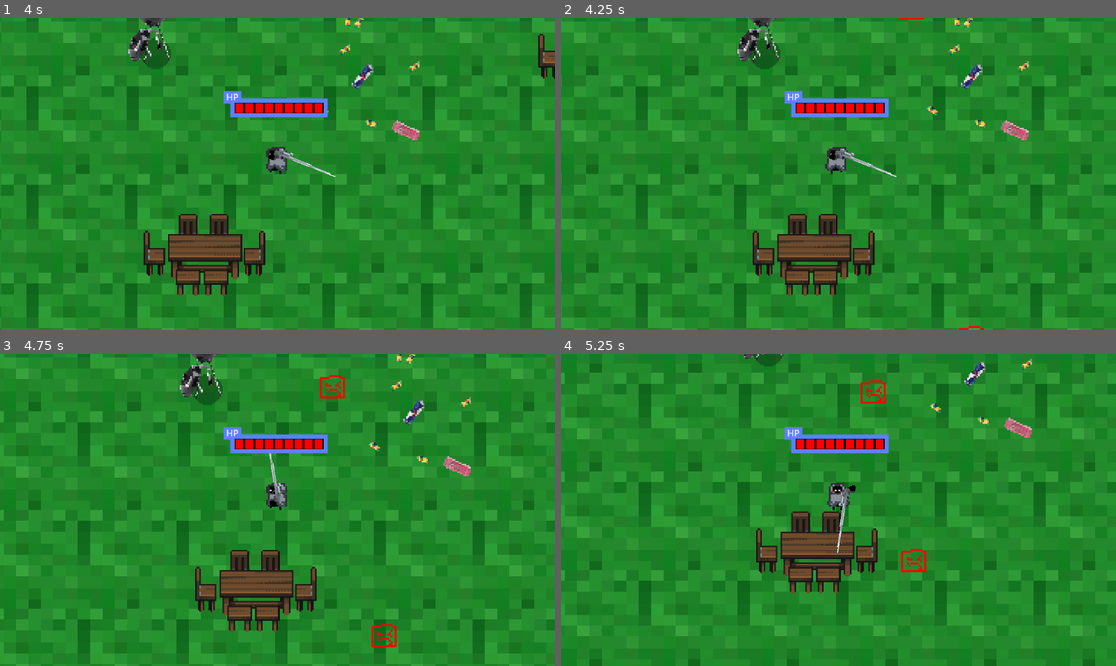
Above: before the commit, frames 1-4 (two rows, left to right).
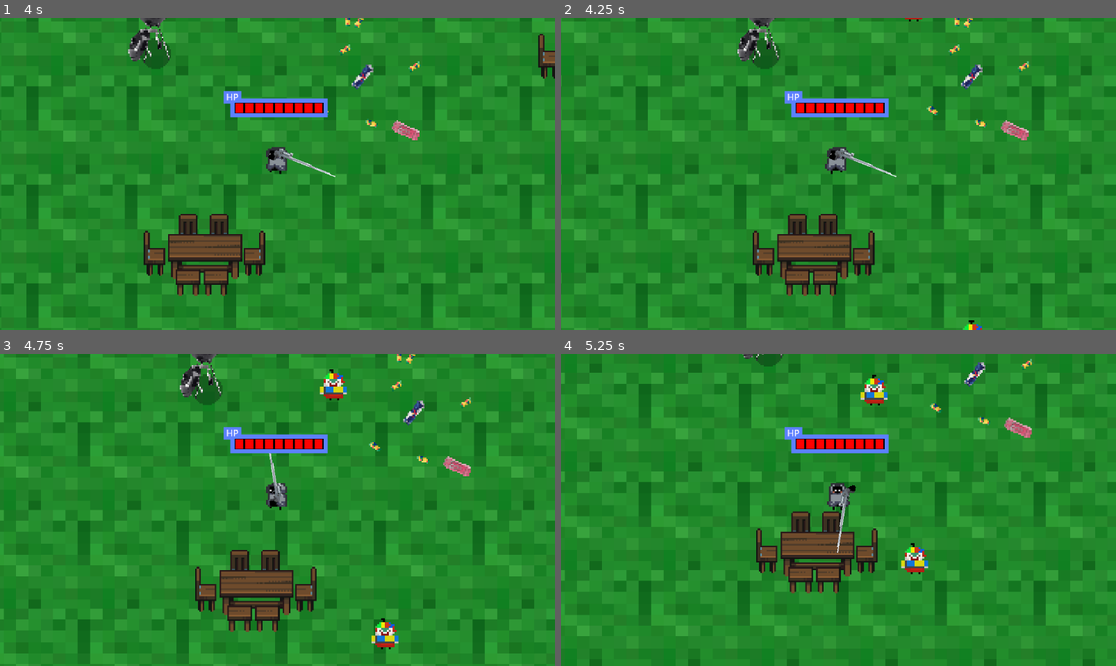
Above: after the commit, the same moments.

Repository: Titanothere/Sphelsylt-LV1-LP4-2025
Game: Godot game, scene res://scenes/game.tscn
The game is run twice, just before and just after one commit, with the same random seed, the same clock (stepped at 60 frames per second) and the same inputs.
Inputs (mouse positions are in pixels of both pictures, inside the frame that each line leads up to):
- Up to frame 1 (4 s): tap Enter at 0.5 s; move the mouse to (399, 158) at 0.52 s; hold Right (ui_right) 0.53-1.25 s; click (399, 158) at 0.67 s; drag from (166, 189) to (277, 142) at 1.27 s; move the mouse to (333, 105) at 2.02 s; hold Right (ui_right) 2.03-2.75 s; drag from (249, 236) to (111, 127) at 2.77 s; move the mouse to (444, 220) at 3.52 s; hold Left (ui_left) from 3.53 s (still down)
- Up to frame 2 (4.25 s): keep holding Left (ui_left)
- Up to frame 3 (4.75 s): release Left (ui_left) at 4.25 s; drag from (111, 463) to (271, 488) at 4.27 s
- Up to frame 4 (5.25 s): move the mouse to (866, 510) at 5.02 s; hold Down (ui_down) from 5.03 s (still down); click (866, 510) at 5.17 s

Frame 1 is identical in both runs. In frame 2, 0.1% of the frame differs, in the area x 60-77%, y 0-100%; in frame 3, 0.7%, in the area x 57-72%, y 4-95%; in frame 4, 0.7%.

Commit message:
hurt animation and new enemy

Diff:
--- a/scenes/enemy.tscn
+++ b/scenes/enemy.tscn
@@ -1,11 +1,53 @@
-[gd_scene load_steps=4 format=3 uid="uid://h0ha7l7x4n31"]
+[gd_scene load_steps=10 format=3 uid="uid://h0ha7l7x4n31"]
 
 [ext_resource type="Texture2D" uid="uid://dejqyyio78jnm" path="res://assets/enemy.png" id="1_7p1mj"]
-[ext_resource type="Script" path="res://scripts/enemy.gd" id="1_md0e3"]
+[ext_resource type="Script" uid="uid://bd45uvdlaradx" path="res://scripts/enemy.gd" id="1_md0e3"]
+[ext_resource type="Texture2D" uid="uid://cvg0t1scct5xw" path="res://assets/enemies_maybe2.png" id="3_4ra3w"]
 
 [sub_resource type="CapsuleShape2D" id="CapsuleShape2D_md0e3"]
 radius = 6.0
 height = 12.0
+
+[sub_resource type="AtlasTexture" id="AtlasTexture_nenq2"]
+atlas = ExtResource("3_4ra3w")
+region = Rect2(48, 48, 16, 16)
+
+[sub_resource type="AtlasTexture" id="AtlasTexture_5uy6h"]
+atlas = ExtResource("3_4ra3w")
+region = Rect2(0, 48, 16, 16)
+
+[sub_resource type="AtlasTexture" id="AtlasTexture_c4w8v"]
+atlas = ExtResource("3_4ra3w")
+region = Rect2(16, 48, 16, 16)
+
+[sub_resource type="AtlasTexture" id="AtlasTexture_xwavj"]
+atlas = ExtResource("3_4ra3w")
+region = Rect2(32, 48, 16, 16)
+
+[sub_resource type="SpriteFrames" id="SpriteFrames_md484"]
+animations = [{
+"frames": [{
+"duration": 1.0,
+"texture": SubResource("AtlasTexture_nenq2")
+}],
+"loop": true,
+"name": &"hurt",
+"speed": 5.0
+}, {
+"frames": [{
+"duration": 1.0,
+"texture": SubResource("AtlasTexture_5uy6h")
+}, {
+"duration": 1.0,
+"texture": SubResource("AtlasTexture_c4w8v")
+}, {
+"duration": 1.0,
+"texture": SubResource("AtlasTexture_xwavj")
+}],
+"loop": false,
+"name": &"move",
+"speed": 5.0
+}]
 
 [node name="CharacterBody2D" type="CharacterBody2D"]
 collision_layer = 2
@@ -13,9 +55,15 @@
 script = ExtResource("1_md0e3")
 
 [node name="Sprite2D" type="Sprite2D" parent="."]
+visible = false
 position = Vector2(0, -6)
 texture = ExtResource("1_7p1mj")
 
 [node name="CollisionShape2D" type="CollisionShape2D" parent="."]
 position = Vector2(-1, -6)
 shape = SubResource("CapsuleShape2D_md0e3")
+
+[node name="AnimatedSprite2D" type="AnimatedSprite2D" parent="."]
+position = Vector2(0, -7)
+sprite_frames = SubResource("SpriteFrames_md484")
+animation = &"move"
--- a/scripts/enemy.gd
+++ b/scripts/enemy.gd
@@ -1,11 +1,15 @@
 extends CharacterBody2D
 var lastHit = -1
 const SPEED = 50
+var bad_fix : float = 0.5
 signal death
 @onready var player = $"../Player"
 @export var health = 2
 const RESPAWN = false
 func _physics_process(delta: float) -> void:
+	bad_fix += delta
+	if bad_fix > 0.1:
+		$AnimatedSprite2D.play("move")
 	var angle = player.get_angle_to(self.position)
 
 	velocity.x = -cos(angle) * SPEED
@@ -20,6 +24,12 @@
 #		body.queue_free()
 func take_damage_projectile(dmg) -> void:
 	self.health -= dmg
+	print("hit!")
+	$AnimatedSprite2D.stop()
+	$AnimatedSprite2D.play("hurt")
+	bad_fix = 0
+	print($AnimatedSprite2D.animation)
+
 	if health <= 0:
 		if RESPAWN:
 			var enem = load("res://scenes/enemy.tscn")
@@ -31,10 +41,14 @@
 
 func take_damage(dmg, hitId) -> void:
 	#only damage once each swing
+
 	if hitId == lastHit:
 		return
 	lastHit = hitId
 	self.health -= dmg
+	$AnimatedSprite2D.stop()
+	$AnimatedSprite2D.play("hurt")
+	bad_fix = 0
 	if health <= 0:
 		death.emit()
 		queue_free()
Binary file added: assets/enemies_maybe2.png
Not shown, added: assets/enemies_maybe2.png.import
Not shown: 1 places in scenes/backpack.tscn that only renumber resources
Not shown: 1 places in scenes/game.tscn that only renumber resources
